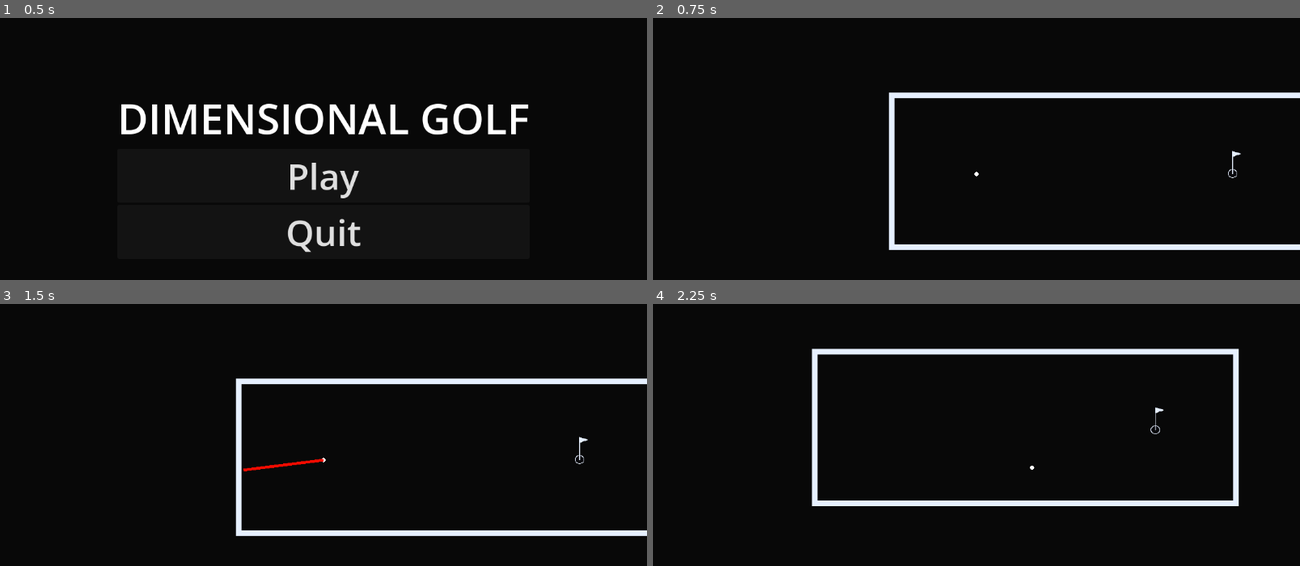
Above: before the commit, frames 1-4 (two rows, left to right).
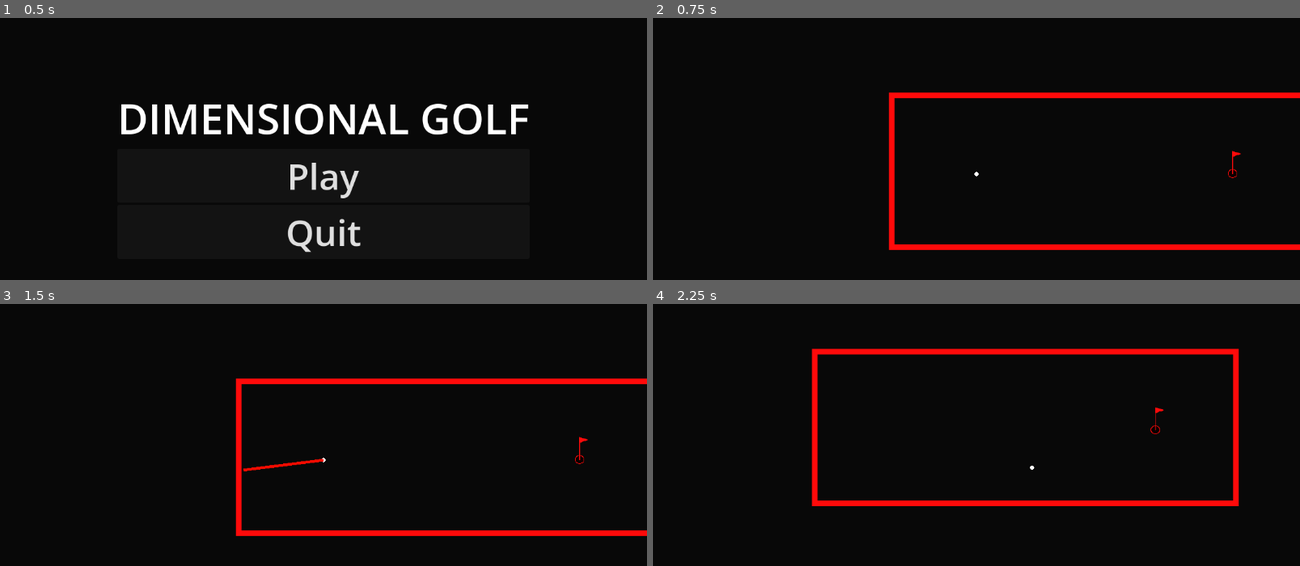
Above: after the commit, the same moments.

Repository: Renovare10/dimensional-golf
Game: Godot game, scene res://ui/MainMenu.tscn
Same seed, same stepped clock (60 frames per second), same inputs: the game is played once before the commit and once after it.
Inputs (mouse positions are in pixels of both pictures, inside the frame that each line leads up to):
- Up to frame 1 (0.5 s): no input
- Up to frame 2 (0.75 s): click "Play" at 0.5 s
- Up to frame 3 (1.5 s): tap Enter at 1.25 s; move the mouse to (465, 442) at 1.27 s; hold Q (switch_layer_next) from 1.28 s (still down); click (465, 442) at 1.42 s
- Up to frame 4 (2.25 s): release Q (switch_layer_next) at 2 s; drag from (847, 479) to (1222, 440) at 2.02 s

Frame 1 is identical in both runs. In frame 2, 3.6% of the frame differs, in the area x 36-100%, y 28-89%; in frame 3, 3.6%; in frame 4, 4.2%, in the area x 24-91%, y 16-78%.

Commit message:
Refactor Dimension Manager

Diff:
--- a/levels/DimensionSystem.tscn
+++ b/levels/DimensionSystem.tscn
@@ -3,6 +3,7 @@
 [ext_resource type="Script" uid="uid://d1ialuwo58pk4" path="res://levels/dimension_manager.gd" id="1_yvp3a"]
 [ext_resource type="Script" uid="uid://8jihn6lifi80" path="res://levels/dimension_visualizer.gd" id="2_xysme"]
 [ext_resource type="Script" uid="uid://cx8q2ienv758f" path="res://levels/safe_area_generator.gd" id="3_if721"]
+[ext_resource type="Script" uid="uid://bsisgbjfn76jd" path="res://levels/dimension_safety_checker.gd" id="4_xysme"]
 
 [node name="DimensionSystem" type="Node2D" unique_id=1635500330]
 script = ExtResource("1_yvp3a")
@@ -13,3 +14,6 @@
 
 [node name="SafeAreaGenerator" type="Node2D" parent="." unique_id=2067477312]
 script = ExtResource("3_if721")
+
+[node name="SafetyChecker" type="Node" parent="." unique_id=42042537]
+script = ExtResource("4_xysme")
--- a/levels/dimension_manager.gd
+++ b/levels/dimension_manager.gd
@@ -24,13 +24,11 @@
 var starting_index: int = 0
 var transition_old_index: int = -1
 var ball: CharacterBody2D
-var check_timer: float = 0.0
-var grace_timer: float = 1.2
-var transition_grace: float = 0.0
 var is_transitioning: bool = false
 
 @onready var visualizer = $Visualizer
 @onready var safe_area = $SafeAreaGenerator
+@onready var safety_checker = $SafetyChecker   # ← new child
 
 func _ready() -> void:
 	add_to_group("dimension_manager")
@@ -49,42 +47,10 @@
 	safe_area.generate_hulls(layers, hull_padding)
 	visualizer.setup(layers, dimension_colors, transition_time, inactive_opacity, side_rotation_deg, side_offset_x)
 
+	safety_checker.setup(self, ball, safe_area, transition_time)
+
 	_update_ball_collision_mask()
 	dimension_changed.emit(current_index, dimension_colors[0])
-
-func _process(delta: float) -> void:
-	grace_timer += delta
-	transition_grace -= delta
-	check_timer += delta
-
-	if check_timer > 0.1:
-		check_timer = 0.0
-		if not ball or grace_timer <= 0.8:
-			return
-
-		var is_safe := true
-
-		if transition_grace > 0.0 and transition_old_index != -1:
-			var safe_old = safe_area.is_ball_in_safe_area(transition_old_index, ball)
-			var safe_new = safe_area.is_ball_in_safe_area(current_index, ball)
-			is_safe = safe_old or safe_new
-		else:
-			is_safe = safe_area.is_ball_in_safe_area(current_index, ball)
-
-		# ONLY enforce death/respawn AFTER the ball has been launched
-		if ball.has_been_launched and not is_safe:
-			if not safe_area.is_ball_in_safe_area(current_index, ball):
-				ball.respawn()
-				_instant_switch_to_starting_dimension()  # ← INSTANT reset on death
-				grace_timer = 0.0
-				transition_old_index = -1
-			return
-
-# Public method used by DragLauncher
-func is_safe_for_shooting() -> bool:
-	if not ball:
-		return true
-	return safe_area.is_ball_in_safe_area(current_index, ball)
 
 func _input(event: InputEvent) -> void:
 	if is_transitioning:
@@ -107,7 +73,7 @@
 	if ball:
 		ball.collision_mask = 1 << current_index
 
-	transition_grace = transition_time + 0.18
+	safety_checker.on_dimension_switched(old_index)
 
 	visualizer.animate_switch(current_index, transition_time)
 
@@ -115,11 +81,10 @@
 
 	dimension_changed.emit(current_index, dimension_colors[current_index % dimension_colors.size()])
 
-	# ONLY respawn if the ball has already been launched this life
+	# Instant check right after switch (still respects "has_been_launched")
 	if ball and ball.has_been_launched and not safe_area.is_ball_in_safe_area(current_index, ball):
 		ball.respawn()
 
-# NEW: Instant switch used only on death/respawn
 func _instant_switch_to_starting_dimension() -> void:
 	if current_index == starting_index:
 		return
@@ -128,7 +93,6 @@
 	current_index = starting_index
 	transition_old_index = -1
 	is_transitioning = false
-	transition_grace = 0.0
 
 	if ball:
 		ball.collision_mask = 1 << current_index
@@ -138,7 +102,18 @@
 
 func _on_transition_finished() -> void:
 	is_transitioning = false
-	transition_old_index = -1
+	safety_checker.on_transition_finished()
+
+# Public method used by DragLauncher
+func is_safe_for_shooting() -> bool:
+	if not ball:
+		return true
+	return safe_area.is_ball_in_safe_area(current_index, ball)
+
+func trigger_respawn() -> void:
+	if ball:
+		ball.respawn()
+		_instant_switch_to_starting_dimension()
 
 func _update_ball_collision_mask() -> void:
 	if ball:
--- /dev/null
+++ b/levels/dimension_safety_checker.gd
@@ -0,0 +1,52 @@
+extends Node
+
+var manager: Node2D
+var ball: CharacterBody2D
+var safe_area: Node
+
+var check_timer: float = 0.0
+var grace_timer: float = 1.2
+var transition_grace: float = 0.0
+var transition_old_index: int = -1
+
+func setup(m: Node2D, b: CharacterBody2D, sa: Node, trans_time: float) -> void:
+	manager = m
+	ball = b
+	safe_area = sa
+	transition_grace = trans_time + 0.18  # initial value
+
+func on_dimension_switched(old_index: int) -> void:
+	transition_old_index = old_index
+	transition_grace = manager.transition_time + 0.18
+
+func on_transition_finished() -> void:
+	transition_old_index = -1
+
+func _process(delta: float) -> void:
+	grace_timer += delta
+	transition_grace -= delta
+	check_timer += delta
+
+	if check_timer > 0.1:
+		check_timer = 0.0
+		_check_safety()
+
+func _check_safety() -> void:
+	if not ball or grace_timer <= 0.8:
+		return
+
+	var is_safe := true
+
+	if transition_grace > 0.0 and transition_old_index != -1:
+		var safe_old = safe_area.is_ball_in_safe_area(transition_old_index, ball)
+		var safe_new = safe_area.is_ball_in_safe_area(manager.current_index, ball)
+		is_safe = safe_old or safe_new
+	else:
+		is_safe = safe_area.is_ball_in_safe_area(manager.current_index, ball)
+
+	# ONLY enforce death/respawn AFTER the ball has been launched
+	if ball.has_been_launched and not is_safe:
+		if not safe_area.is_ball_in_safe_area(manager.current_index, ball):
+			manager.trigger_respawn()
+			grace_timer = 0.0
+			transition_old_index = -1
--- a/levels/level_01.tscn
+++ b/levels/level_01.tscn
@@ -1,33 +1,23 @@
 [gd_scene format=3 uid="uid://c8w2ho0k3a1ub"]
 
 [ext_resource type="PackedScene" uid="uid://dmyjh8yqt7xgn" path="res://actors/GolfBall.tscn" id="1_gg43x"]
-[ext_resource type="Script" uid="uid://d1ialuwo58pk4" path="res://levels/dimension_manager.gd" id="1_mllcm"]
+[ext_resource type="PackedScene" uid="uid://ch7pirb5s5hp7" path="res://levels/DimensionSystem.tscn" id="1_mllcm"]
 [ext_resource type="PackedScene" uid="uid://5vkn5g6f1cej" path="res://obstacles/Wall.tscn" id="2_mllcm"]
 [ext_resource type="PackedScene" uid="uid://3jswqjkbebjp" path="res://obstacles/flag.tscn" id="3_q7ibo"]
 [ext_resource type="PackedScene" uid="uid://bxlt1jm4afnon" path="res://camera/Camera.tscn" id="4_cg8v6"]
-[ext_resource type="Script" uid="uid://8jihn6lifi80" path="res://levels/dimension_visualizer.gd" id="4_j0sdw"]
-[ext_resource type="Script" uid="uid://cx8q2ienv758f" path="res://levels/safe_area_generator.gd" id="5_jy02f"]
 
 [node name="Level" type="Node2D" unique_id=1966821203]
 
-[node name="LayersContainer" type="Node2D" parent="." unique_id=1459958479]
-script = ExtResource("1_mllcm")
-transition_time = 0.1
+[node name="DimensionSystem" parent="." unique_id=1635500330 instance=ExtResource("1_mllcm")]
 
-[node name="Layer0" type="Node2D" parent="LayersContainer" unique_id=155930399]
+[node name="Layer0" type="Node2D" parent="DimensionSystem" unique_id=155930399]
 
-[node name="Walls" parent="LayersContainer/Layer0" unique_id=1492645752 instance=ExtResource("2_mllcm")]
+[node name="Walls" parent="DimensionSystem/Layer0" unique_id=1492645752 instance=ExtResource("2_mllcm")]
 position = Vector2(-613, 160)
 points = PackedVector2Array(677, -300, 1000, -300, 1000, -30, 250, -30, 250, -300, 677, -300)
 
-[node name="Flag" parent="LayersContainer/Layer0" unique_id=2137422166 instance=ExtResource("3_q7ibo")]
+[node name="Flag" parent="DimensionSystem/Layer0" unique_id=2137422166 instance=ExtResource("3_q7ibo")]
 position = Vector2(247, -17)
-
-[node name="Visualizer" type="Node" parent="LayersContainer" unique_id=1980243637]
-script = ExtResource("4_j0sdw")
-
-[node name="SafeAreaGenerator" type="Node2D" parent="LayersContainer" unique_id=23117027]
-script = ExtResource("5_jy02f")
 
 [node name="GolfBall" parent="." unique_id=108662463 instance=ExtResource("1_gg43x")]
 position = Vector2(-212, 0)
--- a/levels/level_02.tscn
+++ b/levels/level_02.tscn
@@ -1,41 +1,31 @@
 [gd_scene format=3 uid="uid://iotidj2weygv"]
 
+[ext_resource type="PackedScene" uid="uid://ch7pirb5s5hp7" path="res://levels/DimensionSystem.tscn" id="1_gia0r"]
 [ext_resource type="PackedScene" uid="uid://dmyjh8yqt7xgn" path="res://actors/GolfBall.tscn" id="1_h518d"]
-[ext_resource type="Script" uid="uid://d1ialuwo58pk4" path="res://levels/dimension_manager.gd" id="1_mihb8"]
 [ext_resource type="PackedScene" uid="uid://5vkn5g6f1cej" path="res://obstacles/Wall.tscn" id="2_didps"]
 [ext_resource type="PackedScene" uid="uid://3jswqjkbebjp" path="res://obstacles/flag.tscn" id="3_gia0r"]
-[ext_resource type="Script" uid="uid://8jihn6lifi80" path="res://levels/dimension_visualizer.gd" id="4_2owmk"]
 [ext_resource type="PackedScene" uid="uid://bxlt1jm4afnon" path="res://camera/Camera.tscn" id="4_mihb8"]
-[ext_resource type="Script" uid="uid://cx8q2ienv758f" path="res://levels/safe_area_generator.gd" id="5_cwmx8"]
 [ext_resource type="Theme" uid="uid://c7pghx5dlqhfd" path="res://ui/GameText.tres" id="8_2owmk"]
 
 [node name="Level" type="Node2D" unique_id=1966821203]
 
-[node name="LayersContainer" type="Node2D" parent="." unique_id=1459958479]
-script = ExtResource("1_mihb8")
-transition_time = 0.1
+[node name="DimensionSystem" parent="." unique_id=1635500330 instance=ExtResource("1_gia0r")]
 
-[node name="Layer0" type="Node2D" parent="LayersContainer" unique_id=155930399]
+[node name="Layer0" type="Node2D" parent="DimensionSystem" unique_id=155930399]
 
-[node name="Walls" parent="LayersContainer/Layer0" unique_id=1492645752 instance=ExtResource("2_didps")]
+[node name="Walls" parent="DimensionSystem/Layer0" unique_id=1492645752 instance=ExtResource("2_didps")]
 position = Vector2(-613, 160)
 points = PackedVector2Array(677, -300, 1000, -300, 1000, -30, 250, -30, 250, -300, 677, -300)
 
-[node name="Layer1" type="Node2D" parent="LayersContainer" unique_id=541906076]
+[node name="Layer1" type="Node2D" parent="DimensionSystem" unique_id=541906076]
 
-[node name="Walls" parent="LayersContainer/Layer1" unique_id=1180231711 instance=ExtResource("2_didps")]
+[node name="Walls" parent="DimensionSystem/Layer1" unique_id=1180231711 instance=ExtResource("2_didps")]
 position = Vector2(-613, 160)
 points = PackedVector2Array(677, -300, 1000, -300, 1000, -30, 250, -30, 250, -300, 677, -300)
 
-[node name="Flag" parent="LayersContainer/Layer1" unique_id=2137422166 instance=ExtResource("3_gia0r")]
+[node name="Flag" parent="DimensionSystem/Layer1" unique_id=2137422166 instance=ExtResource("3_gia0r")]
 position = Vector2(247, -17)
 this_level = 1
-
-[node name="Visualizer" type="Node" parent="LayersContainer" unique_id=1980243637]
-script = ExtResource("4_2owmk")
-
-[node name="SafeAreaGenerator" type="Node2D" parent="LayersContainer" unique_id=1445784454]
-script = ExtResource("5_cwmx8")
 
 [node name="GolfBall" parent="." unique_id=108662463 instance=ExtResource("1_h518d")]
 position = Vector2(-212, 0)
Not shown, added: levels/dimension_safety_checker.gd.uid
